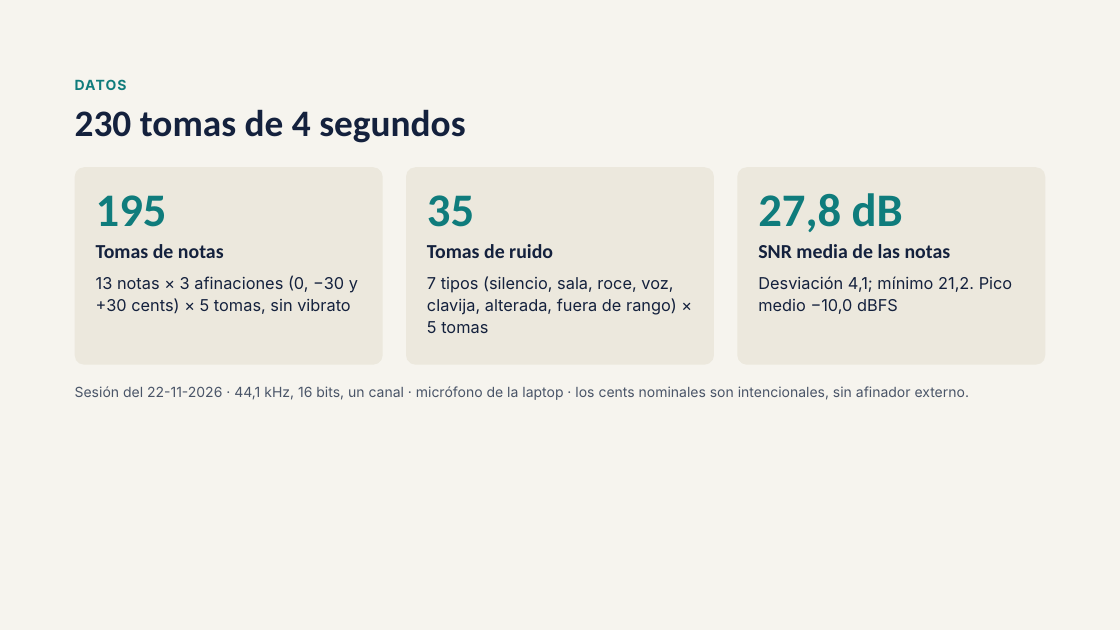
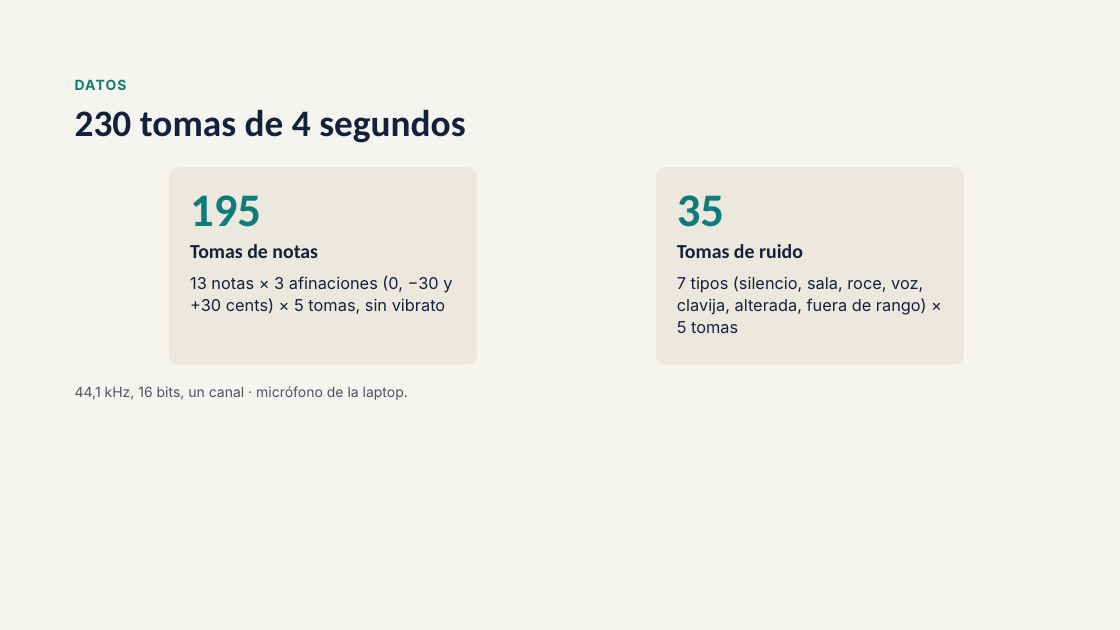
Before and after one commit to belenmejia07/ModeloAfinador, a slide deck: slide 3 of docs/Afinador_Violin_IA_fase2.pptx. Drawn at 1120x630 pixels with LibreOffice and Linux fonts; fonts in the diff are those of the drawing. Boxes give left, top, right and bottom in pixels: in the first picture for what was removed or moved away, otherwise in the second. Text is boxed around its words. In the diff, an @@ line names an element or a change of style, - is before the commit and + after.

```diff
--- a/docs/Afinador_Violin_IA_fase2.pptx
+++ b/docs/Afinador_Violin_IA_fase2.pptx
@@ 3 texts, 1 rounded rectangle: place and size @@
-3 texts, 1 rounded rectangle at (75,167,383,365)
+3 texts, 1 rounded rectangle at (169,167,477,365)
@@ 3 texts, 1 rounded rectangle: place and size @@
-3 texts, 1 rounded rectangle at (406,167,714,365)
+3 texts, 1 rounded rectangle at (656,167,965,365)
@@ rounded rectangle removed at (738,167,1046,365) @@
@@ text removed at (758,193,903,232) @@
-27,8 dB
@@ text removed at (758,244,951,258) @@
-SNR media de las notas
@@ text removed at (758,276,1013,314) @@
-Desviación 4,1; mínimo 21,2. Pico medio −10,0 dBFS
@@ text at (75,386,408,400): text changed @@
-Sesión del 22-11-2026 · 44,1 kHz, 16 bits, un canal · micrófono de la laptop · los cents nominales son intencionales, sin afinador externo.
+44,1 kHz, 16 bits, un canal · micrófono de la laptop.
```
Also in this commit, not shown: 2 other slides changed, 5 slides added, 4 other files.
